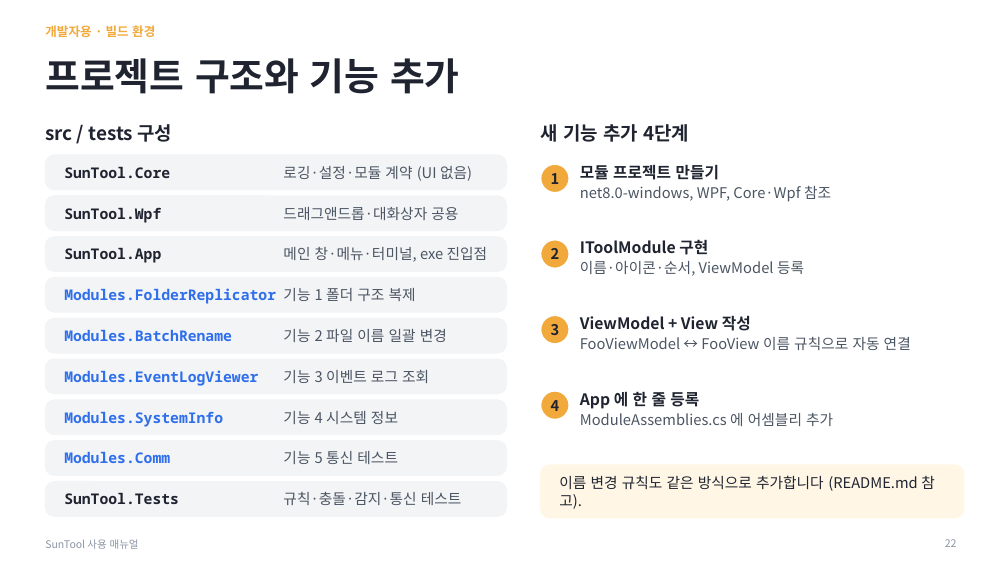
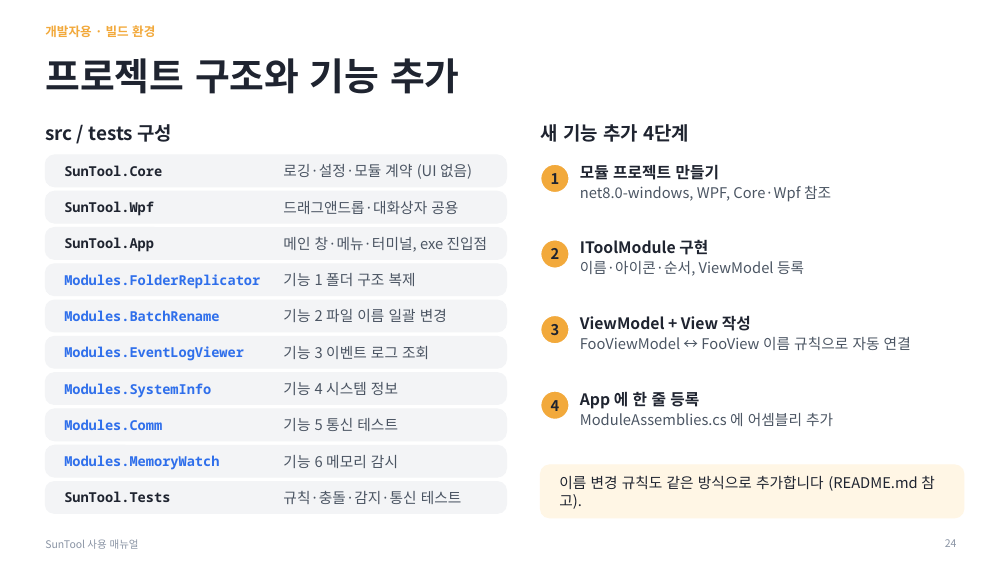
Before and after one commit to MiniSG/SunTool, a slide deck: slide 24 of docs/SunTool_사용매뉴얼.pptx (slide 22 before the commit). Drawn at 1008x567 pixels with LibreOffice and Linux fonts; fonts in the diff are those of the drawing. Boxes give left, top, right and bottom in pixels: in the first picture for what was removed or moved away, otherwise in the second. Text is boxed around its words. In the diff, an @@ line names an element or a change of style, - is before the commit and + after.

```diff
--- a/docs/SunTool_사용매뉴얼.pptx
+++ b/docs/SunTool_사용매뉴얼.pptx
@@ rounded rectangle: place and size @@
-rounded rectangle at (45, 196, 507, 231)
+rounded rectangle at (45, 191, 507, 223)
@@ text "드래그앤드롭·대화상자 공용": place and size @@
-text "드래그앤드롭·대화상자 공용" at (283, 207, 458, 220)
+text "드래그앤드롭·대화상자 공용" at (283, 201, 458, 214)
@@ 2 texts, 1 rounded rectangle: place and size @@
-2 texts, 1 rounded rectangle at (45, 237, 507, 271)
+2 texts, 1 rounded rectangle at (45, 228, 507, 259)
@@ 2 texts, 1 rounded rectangle: place and size @@
-2 texts, 1 rounded rectangle at (45, 278, 507, 312)
+2 texts, 1 rounded rectangle at (45, 264, 507, 296)
@@ rounded rectangle added at (45, 300, 507, 332), fill #F3F4F6, outline #F3F4F6 1 pt @@
@@ text "Modules.BatchRename": place and size @@
-text "Modules.BatchRename" at (64, 330, 232, 341)
+text "Modules.BatchRename" at (64, 310, 219, 321)
@@ text "기능 2 파일 이름 일괄 ...": place and size @@
-text "기능 2 파일 이름 일괄 ..." at (283, 329, 447, 342)
+text "기능 2 파일 이름 일괄 ..." at (283, 309, 447, 322)
@@ proportions changed in 9 elements at (45, 482, 507, 513), (45, 155, 507, 187), (45, 445, 507, 477), (45, 191, 507, 223), (45, 409, 507, 441), (45, 228, 507, 259), (45, 373, 507, 405), (45, 264, 507, 296), (45, 337, 507, 368) @@
@@ rounded rectangle: place and size @@
-rounded rectangle at (45, 318, 507, 353)
+rounded rectangle at (45, 337, 507, 368)
@@ text "Modules.EventLogViewer": place and size @@
-text "Modules.EventLogViewer" at (64, 370, 258, 386)
+text "Modules.EventLogViewer" at (64, 346, 244, 361)
@@ text "기능 3 이벤트 로그 조회": place and size @@
-text "기능 3 이벤트 로그 조회" at (283, 370, 429, 383)
+text "기능 3 이벤트 로그 조회" at (283, 346, 429, 359)
@@ rounded rectangle: place and size @@
-rounded rectangle at (45, 359, 507, 394)
+rounded rectangle at (45, 373, 507, 405)
@@ text "Modules.SystemInfo": place and size @@
-text "Modules.SystemInfo" at (64, 411, 223, 427)
+text "Modules.SystemInfo" at (64, 383, 211, 398)
@@ text "기능 4 시스템 정보": place and size @@
-text "기능 4 시스템 정보" at (283, 411, 398, 424)
+text "기능 4 시스템 정보" at (283, 382, 398, 395)
@@ rounded rectangle: place and size @@
-rounded rectangle at (45, 400, 507, 435)
+rounded rectangle at (45, 409, 507, 441)
@@ size 14 to 13 pt in 9 elements at (64, 491, 170, 502), (64, 165, 162, 176), (64, 201, 154, 216), (64, 237, 154, 252), (64, 274, 260, 289), (64, 310, 219, 321), (64, 346, 244, 361), (64, 383, 211, 398), (64, 419, 162, 430) @@
@@ text "Modules.Comm": place and size @@
-text "Modules.Comm" at (64, 452, 170, 463)
+text "Modules.Comm" at (64, 419, 162, 430)
@@ text "기능 5 통신 테스트": place and size @@
-text "기능 5 통신 테스트" at (283, 451, 398, 464)
+text "기능 5 통신 테스트" at (283, 418, 398, 431)
@@ rounded rectangle: place and size @@
-rounded rectangle at (45, 441, 507, 476)
+rounded rectangle at (45, 445, 507, 477)
@@ text added at (64, 455, 219, 470), 13 pt, text #2F6FEB, bold @@
+Modules.MemoryWatch
@@ text added at (283, 455, 398, 468), 14 pt, text #4B5563 @@
+기능 6 메모리 감시
@@ page number at (945, 539, 957, 547): text changed @@
-22
+24
```
Also in this commit, not shown: 11 other slides changed, 2 slides added, 23 other files.
